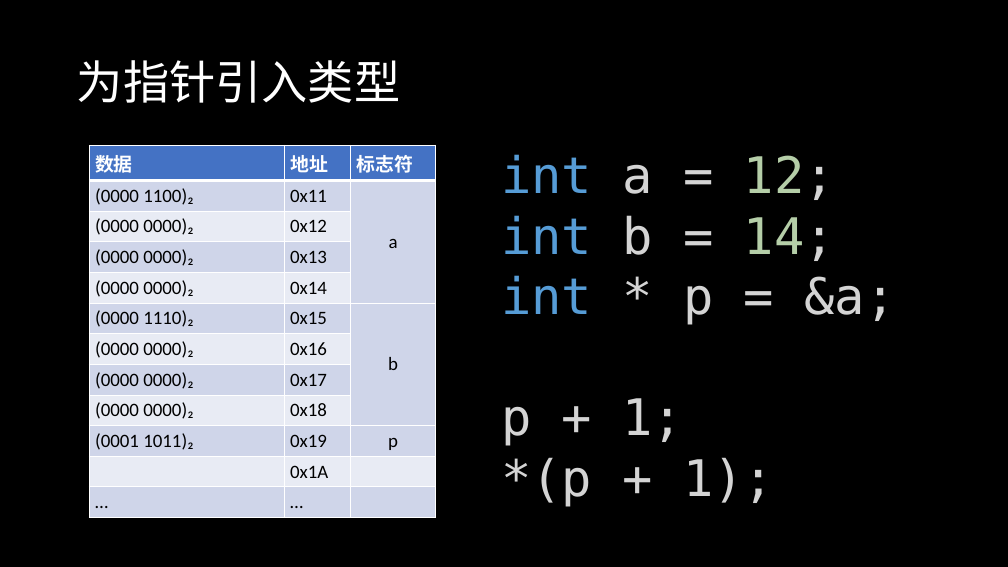
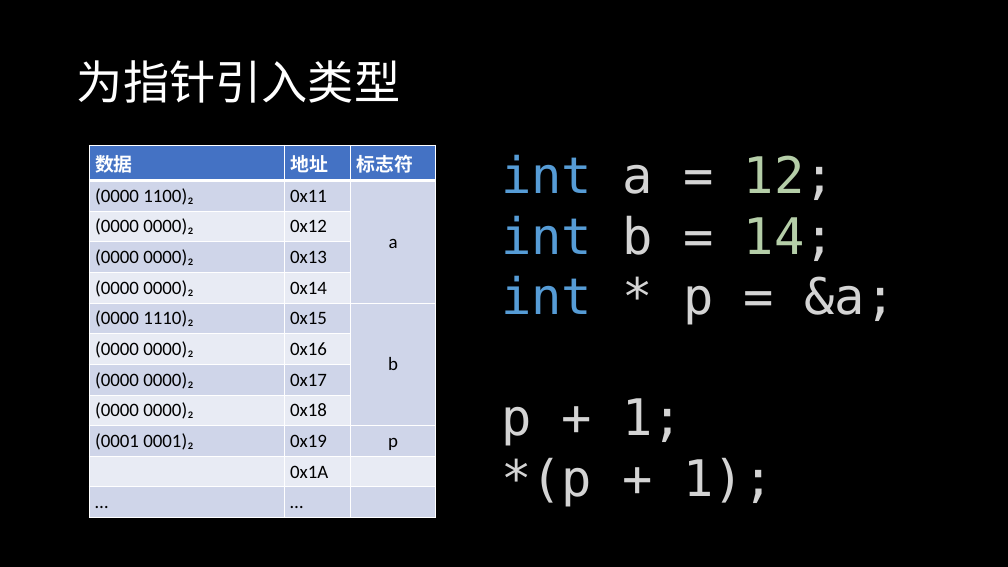
Before and after one commit to lightyears1998/a-gzhu-coder, a slide deck: slide 17 of freshman/C++特性：指针.pptx. Drawn at 1008x567 pixels with LibreOffice and Linux fonts; fonts in the diff are those of the drawing. Boxes give left, top, right and bottom in pixels: in the first picture for what was removed or moved away, otherwise in the second. Text is boxed around its words. In the diff, an @@ line names an element or a change of style, - is before the commit and + after.

```diff
--- a/freshman/C++特性：指针.pptx
+++ b/freshman/C++特性：指针.pptx
@@ table at [89,145,436,513] @@
-row 10, column 1: (0001 1011)₂
+row 10, column 1: (0001 0001)₂
```
Also in this commit, not shown: 4 other slides changed.
